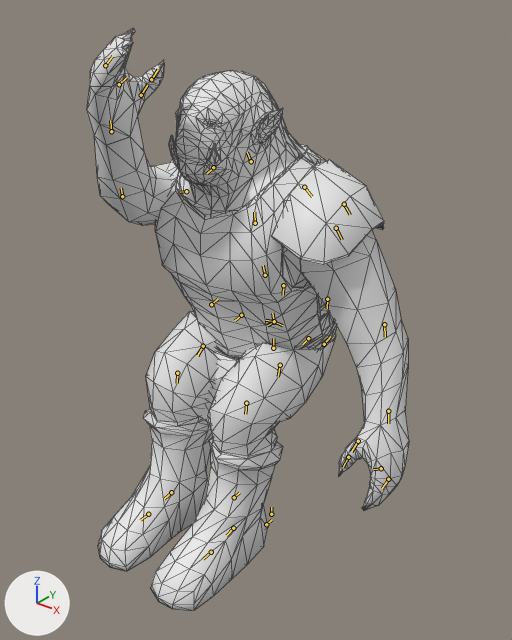
The Blender file assets-src/rooms/tavern/creature-clips/Orc.blend, before and after one commit.
The view is the same before and after, from a 50 mm lens placed at (0.651, -0.806, 0.84), pointed at (0.05, -0.054, 0.374). Arrows for +X, +Y and +Z are at lower left; the lights stay in place. The picture after the commit comes second. Both versions are drawn at frame 42 of the action 'SitArmWrestle'; the numbers are the values there. The bones that change, and the others that lie on the model, are drawn over the model as lines. Mesh edges are drawn as thin lines.

The first picture shows 'OrcSourceMesh'.
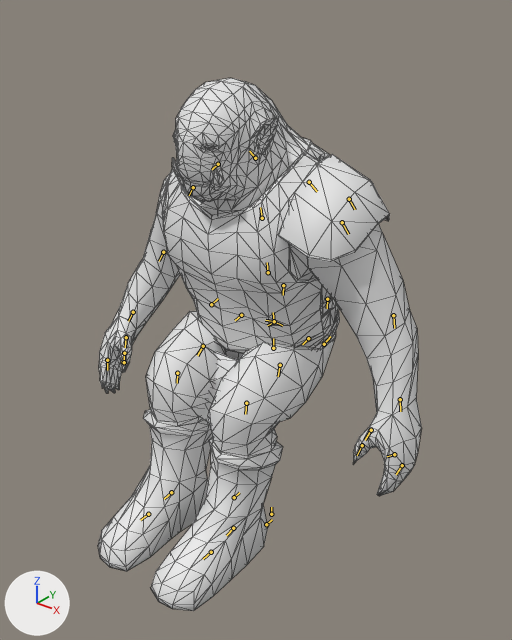
Where the change shows, as pixel boxes [x1, y1, x2, y2] in the pictures (512 x 640 px):
'OrcSourceMesh', posed (9% shorter): before [87, 28, 409, 611]; after [98, 78, 422, 611]
bone 'spine1', root to tip: before (274, 321) to (272, 313); after (274, 321) to (273, 312)
bone 'spine3', root to tip: before (255, 223) to (254, 212); after (262, 218) to (260, 207)
bone 'head', root to tip: before (251, 161) to (247, 152); after (255, 158) to (249, 151)
bone 'arm_r', root to tip: before (186, 191) to (180, 192); after (193, 187) to (189, 195)
bone 'forearm_r', root to tip: before (122, 196) to (121, 188); after (163, 252) to (159, 261)
bone 'hand_r', root to tip: before (111, 131) to (110, 120); after (133, 312) to (128, 321)

What the commit changed:
Bone 'spine1' (bone_spine1) turns from (6, 0, 0) to (11, 0, 0) degrees about its own x, y and z.
Bone 'spine3' (bone_spine3) turns from (10, 0, 0) to (1, 0, 0) degrees about its own x, y and z.
Bone 'head' (bone_head) turns from (4, 0, 0) to (-7, 0, 0) degrees about its own x, y and z.
Bone 'arm_r' (bone_arm_r) turns from (-110, 6, 5) to (-12, 2, 3) degrees about its own x, y and z.
Bone 'forearm_r' (bone_forearm_r) turns from (38, 22, -6) to (4, -3, -9) degrees about its own x, y and z.
Bone 'hand_r' (bone_hand_r) turns from (-1, 0, -4) to (4, -2, -2) degrees about its own x, y and z.
